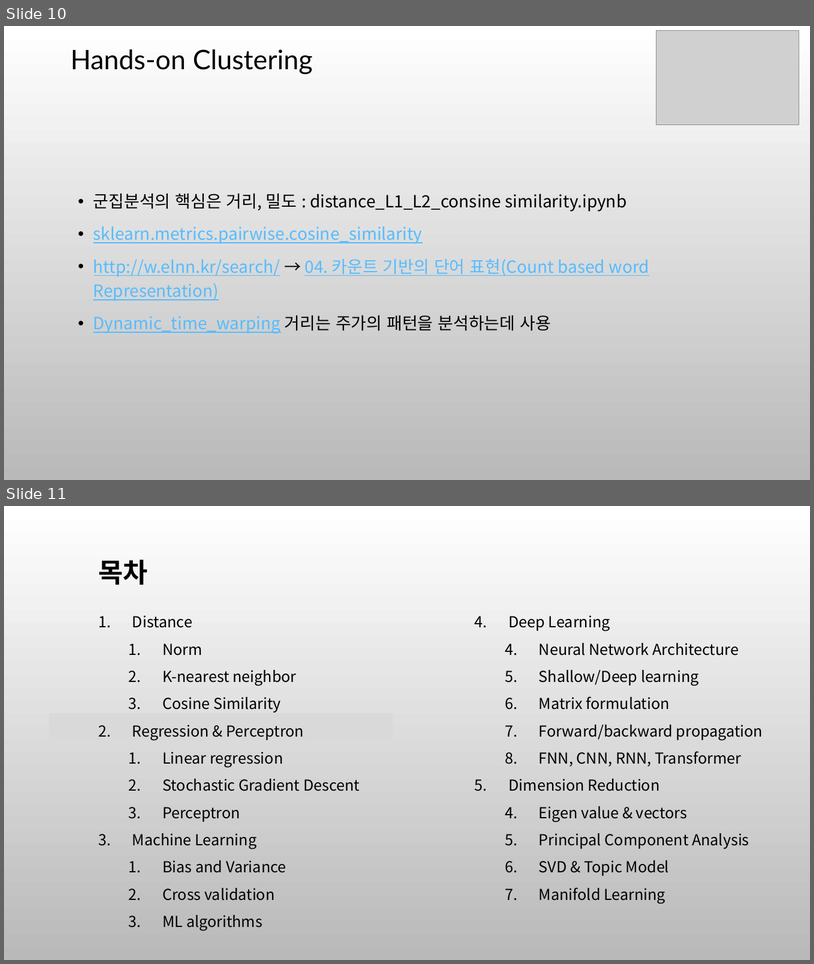
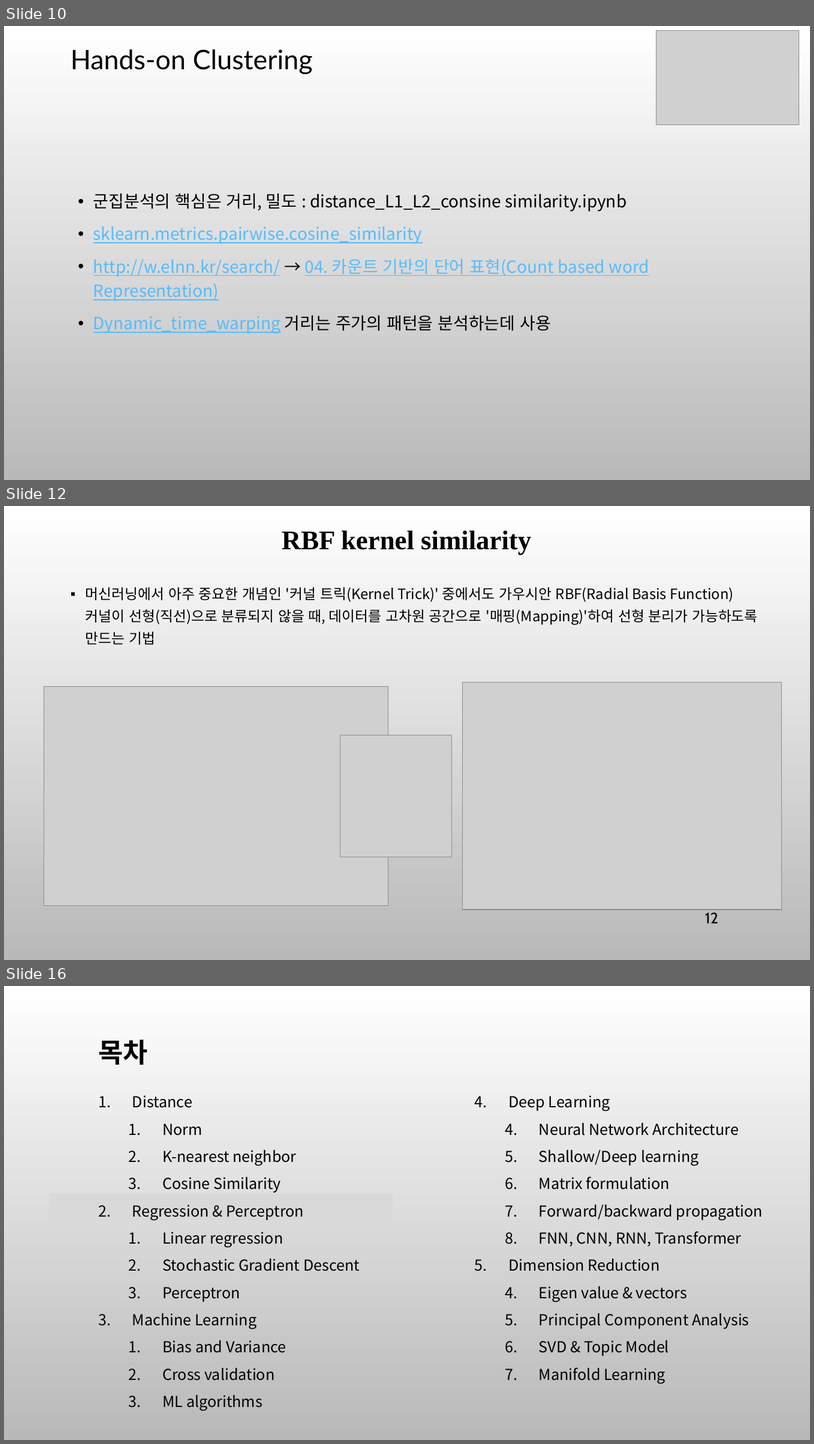
Before and after one commit to ancestor9/mathematics-for-machine-learning, a slide deck: 7_Applications of mathematics.pptx. Shown one above the other, each under a label of ours: slides 10 and 11 before the commit, slides 10, 12 and 16 after it; the slides between them are not shown. The pictures are 814x964 and 814x1444 pixels, drawn with LibreOffice and Linux fonts; fonts in the diff are those of the drawing; grey boxes stand for pictures; background and template pictures are left out. Boxes give left, top, right and bottom in pixels: in the first picture for what was removed or moved away, otherwise in the second. Text is boxed around its words. In the diff, an @@ line names an element or a change of style, - is before the commit and + after.

```diff
--- a/7_Applications of mathematics.pptx
+++ b/7_Applications of mathematics.pptx
@@ slide 12 added at box(4, 506, 810, 960), background picture (left out) @@
@@ title added at box(282, 531, 531, 555), 32 pt, text #000000, bold @@
+RBF kernel similarity
@@ text added at box(86, 587, 758, 645), 17 pt, text #000000 @@
+▪ 머신러닝에서 아주 중요한 개념인 '커널 트릭(Kernel Trick)' 중에서도 가우시안 RBF(Radial Basis Function) 커널이 선형(직선)으로 분류되지 않을 때, 데이터를 고차원 공간으로 '매핑(Mapping)'하여 선형 분리가 가능하도록 만드는 기법
@@ picture added at box(463, 682, 783, 910) @@
@@ picture added at box(44, 686, 389, 905) @@
@@ picture added at box(341, 735, 452, 857) @@
@@ page number added at box(705, 912, 719, 923), 18 pt, text #000000 @@
+12
@@ what was slide 11 is now slide 16 @@
```
Also in this commit, not shown: 4 slides changed, 7 other slides added, 1 other file.
